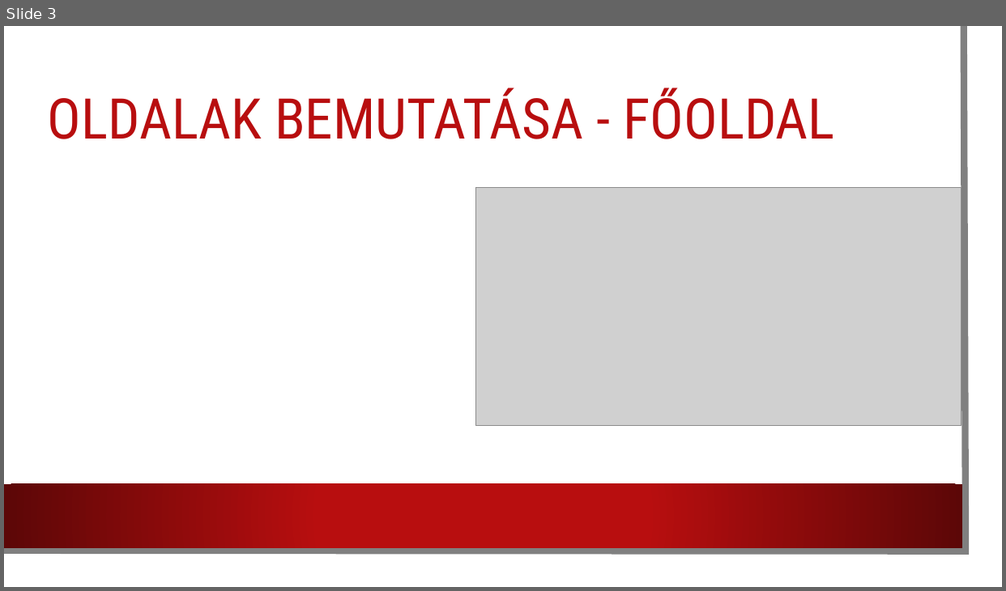
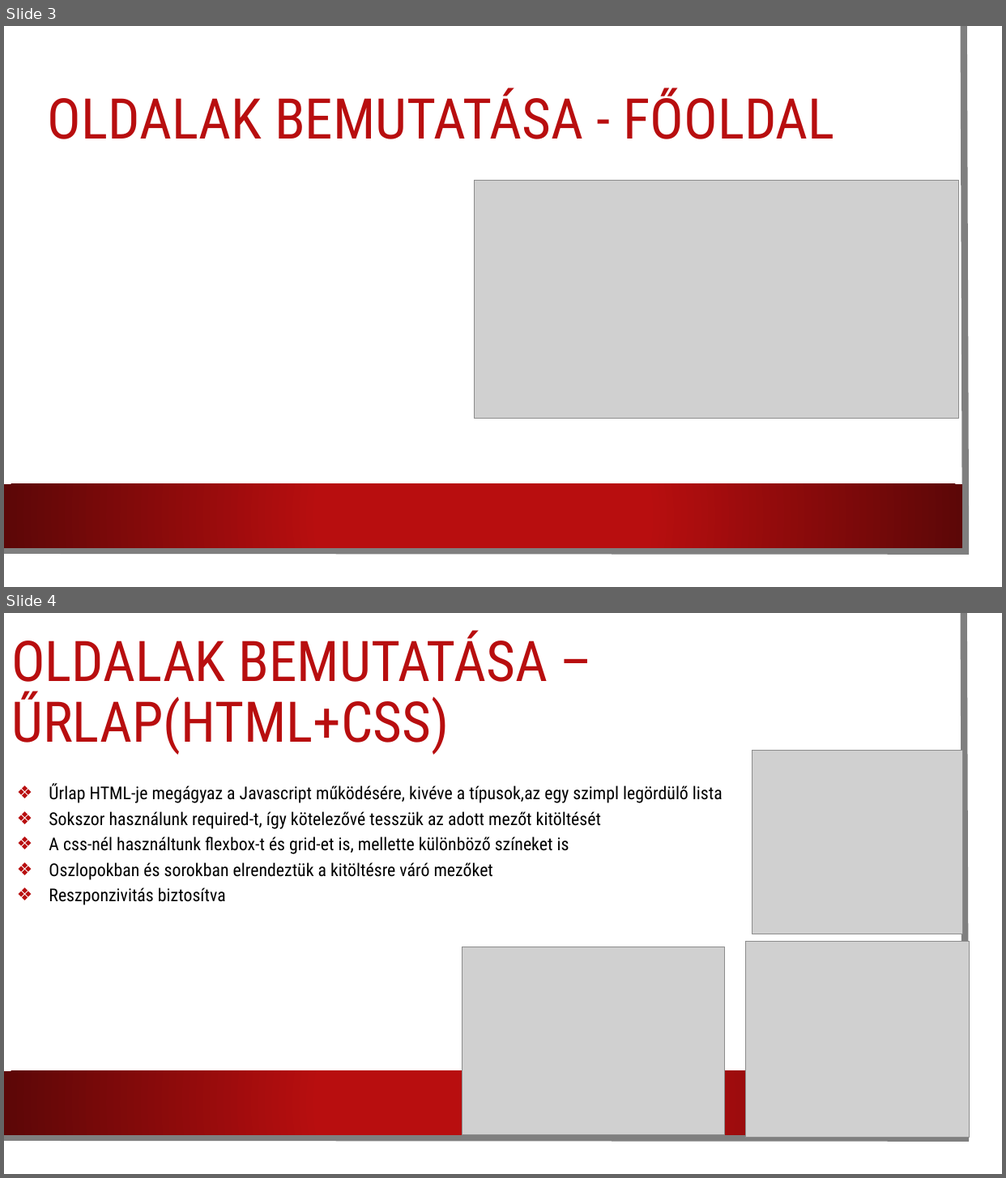
Before and after one commit to Kristof486/WebProjekt2026, a slide deck: Autókereskedés webproject.pptx. Shown one above the other, each under a label of ours: slide 3 before the commit, slides 3 and 4 after it. The pictures are 1006x591 and 1006x1178 pixels, drawn with LibreOffice and Linux fonts; fonts in the diff are those of the drawing; grey boxes stand for pictures; background and template pictures are left out. Boxes give left, top, right and bottom in pixels: in the first picture for what was removed or moved away, otherwise in the second. Text is boxed around its words. In the diff, an @@ line names an element or a change of style, - is before the commit and + after.

```diff
--- a/Autókereskedés webproject.pptx
+++ b/Autókereskedés webproject.pptx
@@ slide 4 added at (4, 613, 1002, 1174), background picture (left out); not listed: 2 template elements that a slide beside it also shows @@
@@ title added at (11, 630, 548, 755), 54 pt, text #B80E0F @@
+OLDALAK BEMUTATÁSA – ŰRLAP(HTML+CSS)
@@ picture added at (752, 750, 963, 934) @@
@@ text added at (49, 783, 722, 905), 17 pt, text #000000 @@
+❖ Űrlap HTML-je megágyaz a Javascript működésére, kivéve a típusok,az egy szimpl legördülő lista
+❖ Sokszor használunk required-t, így kötelezővé tesszük az adott mezőt kitöltését
+❖ A css-nél használtunk flexbox-t és grid-et is, mellette különböző színeket is
+❖ Oszlopokban és sorokban elrendeztük a kitöltésre váró mezőket
+❖ Reszponzivitás biztosítva
@@ picture added at (462, 947, 725, 1135) @@
@@ picture added at (746, 942, 970, 1138) @@
@@ slide 3 changed as well @@
@@ freeform shape at (4, 26, 966, 552): outline #808080 6.5 pt to #7F7F7F 6.5 pt @@
@@ rectangle removed at (4, 26, 985, 570) @@
@@ picture: place and size @@
-picture at (476, 188, 961, 426)
+picture at (474, 180, 959, 418)
```
Also in this commit, not shown: 2 other slides changed, 4 other slides added, 4 slides removed.
